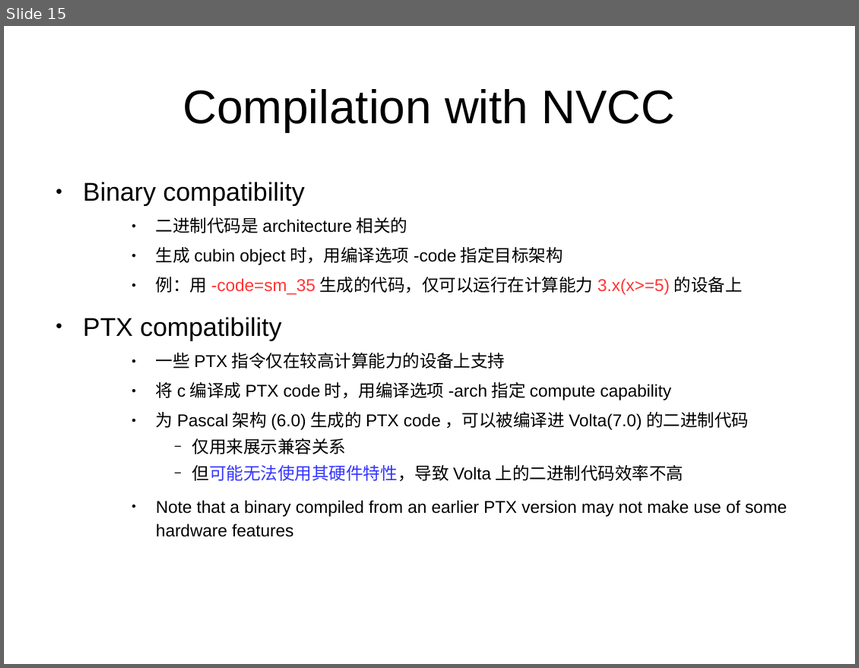
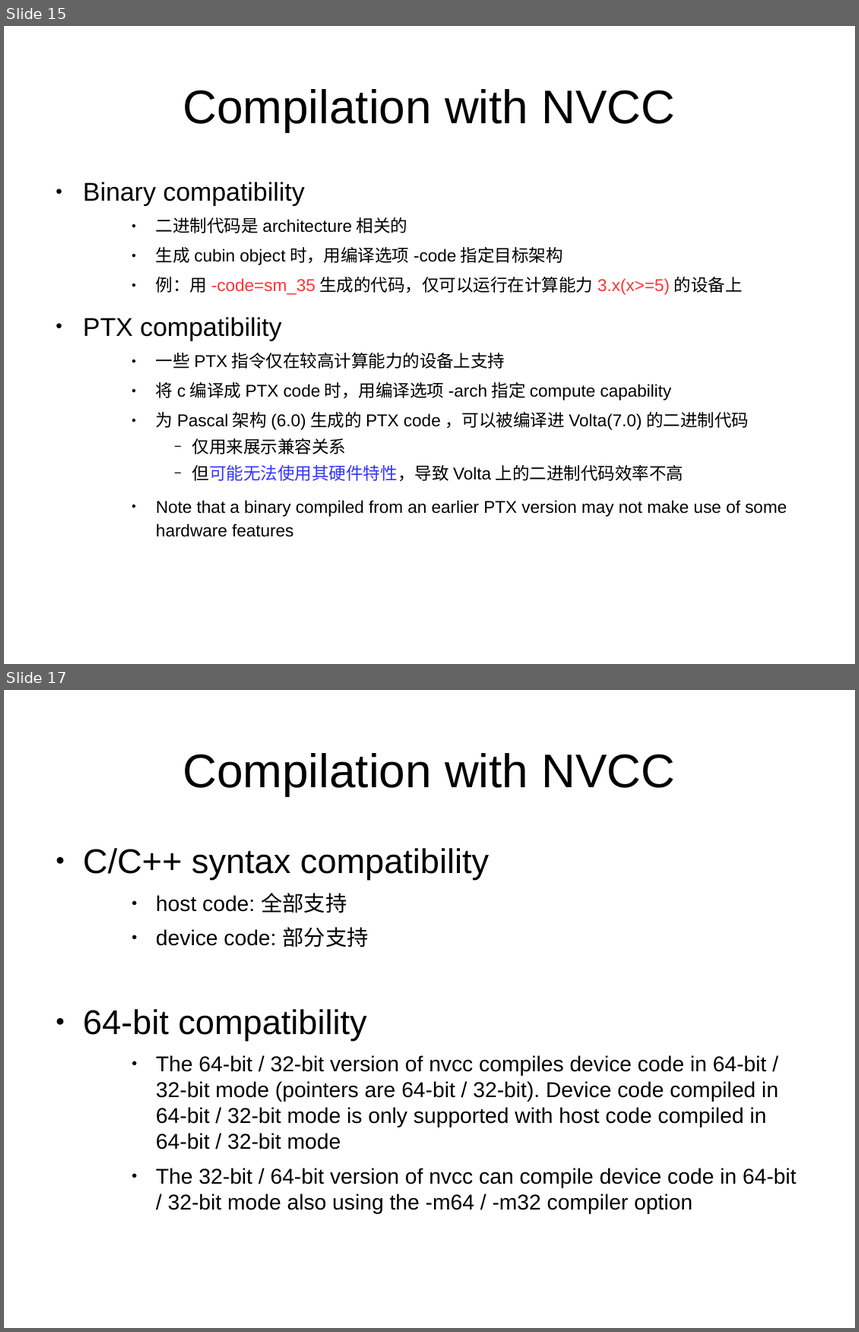
Before and after one commit to iloveat/book_share, a slide deck: 01/01.odp. Shown one above the other, each under a label of ours: slide 15 before the commit, slides 15 and 17 after it; the slides between them are not shown. The pictures are 859x668 and 859x1332 pixels, drawn with LibreOffice and Linux fonts; fonts in the diff are those of the drawing. Boxes give left, top, right and bottom in pixels: in the first picture for what was removed or moved away, otherwise in the second. Text is boxed around its words. In the diff, an @@ line names an element or a change of style, - is before the commit and + after.

```diff
--- a/01/01.odp
+++ b/01/01.odp
@@ slide 17 added at [4, 690, 855, 1328], background #FFFFFF @@
@@ title added at [183, 753, 676, 796], 44 pt, text #000000 @@
+Compilation with NVCC
@@ text added at [83, 848, 797, 1214], 20 pt, text #000000 @@
+● C/C++ syntax compatibility
+    ● host code: 全部支持
+    ● device code: 部分支持
+● 64-bit compatibility
+    ● The 64-bit / 32-bit version of nvcc compiles device code in 64-bit / 32-bit mode (pointers are 64-bit / 32-bit). Device code compiled in 64-bit / 32-bit mode is only supported with host code compiled in 64-bit / 32-bit mode
+    ● The 32-bit / 64-bit version of nvcc can compile device code in 64-bit / 32-bit mode also using the -m64 / -m32 compiler option
```
Also in this commit, not shown: 1 slide changed, 2 other slides added.
